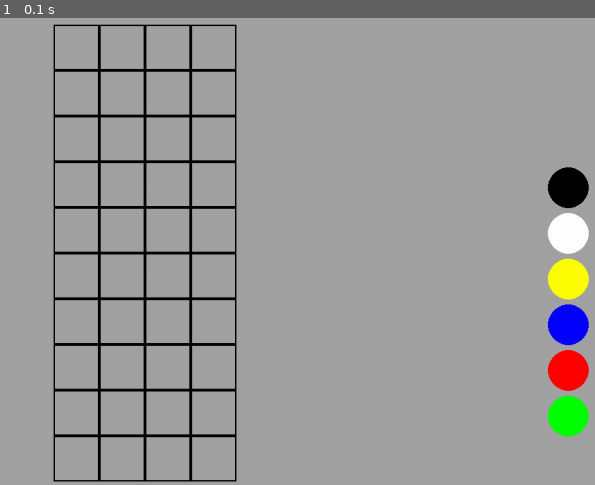
Above: before the commit, frame 1.
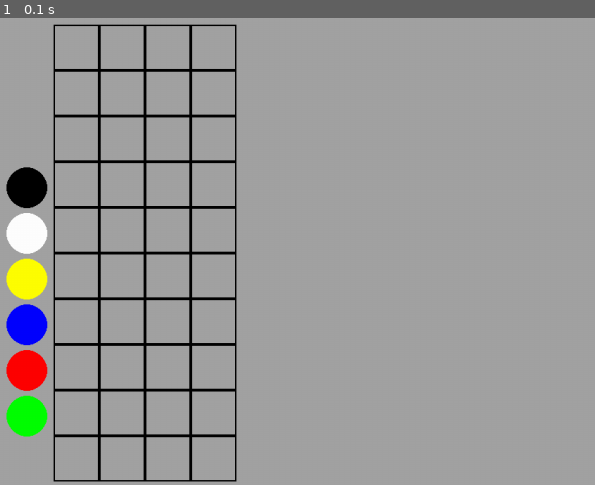
Above: after the commit, the same moment.

Repository: jfkehoe/mastermind
Game: pygame game, started from mastermind.py
Two runs of this game, one before a commit and one after it. Both use one fixed random seed, a clock stepped at 60 frames per second and the inputs below.
Inputs:
- Up to frame 1 (0.1 s): no input

The runs differ from the first frame. In frame 1, 5.8% of the frame differs, in the area x 1-99%, y 31-90%.

Commit message:
Complete Game

Diff:
--- a/mastermind.py
+++ b/mastermind.py
@@ -1,3 +1,5 @@
+#!/usr/bin/python3
+
 import pygame
 import random
 
@@ -105,7 +107,29 @@
 fnt = pygame.font.Font(size=65)
 
 #want to be fancy and make an icon here.
-#TBD
+#icon should be 32 x 32
+icon = pygame.Surface((32,32))
+
+icon_fnt = pygame.font.Font(size=32)
+t0 = icon_fnt.render("M", 1, "black")
+t1 = icon_fnt.render("M", 1, "white")
+tx = icon_fnt.render("MM", 1, "black")
+w = tx.get_width()
+h = tx.get_height()
+t0x = int((32-w)/2)
+t0x = 0
+t0y = int((32-h)/2)
+t1x = t0.get_width() - 3
+
+icon.fill("black")
+cx = 8
+for i in "blue yellow green red".split(" "):
+    r = pygame.draw.circle(icon, i, (cx, 16), 16)
+    cx += 8
+
+icon.blit(t0, (t0x, t0y))
+icon.blit(t1, (t1x, t0y))
+pygame.display.set_icon(icon)
 
 
 #setup initial sprites
@@ -142,7 +166,7 @@
 pins = PinCon()
 
 cy = height - 7 * square_size
-cx = width - 5 - square_size
+cx = x_start - 5 - square_size
 for c in "black white yellow blue red green".split(" "):
     r = pygame.Rect(cx, cy, square_size, square_size)
     cp = Pin(r, c)
